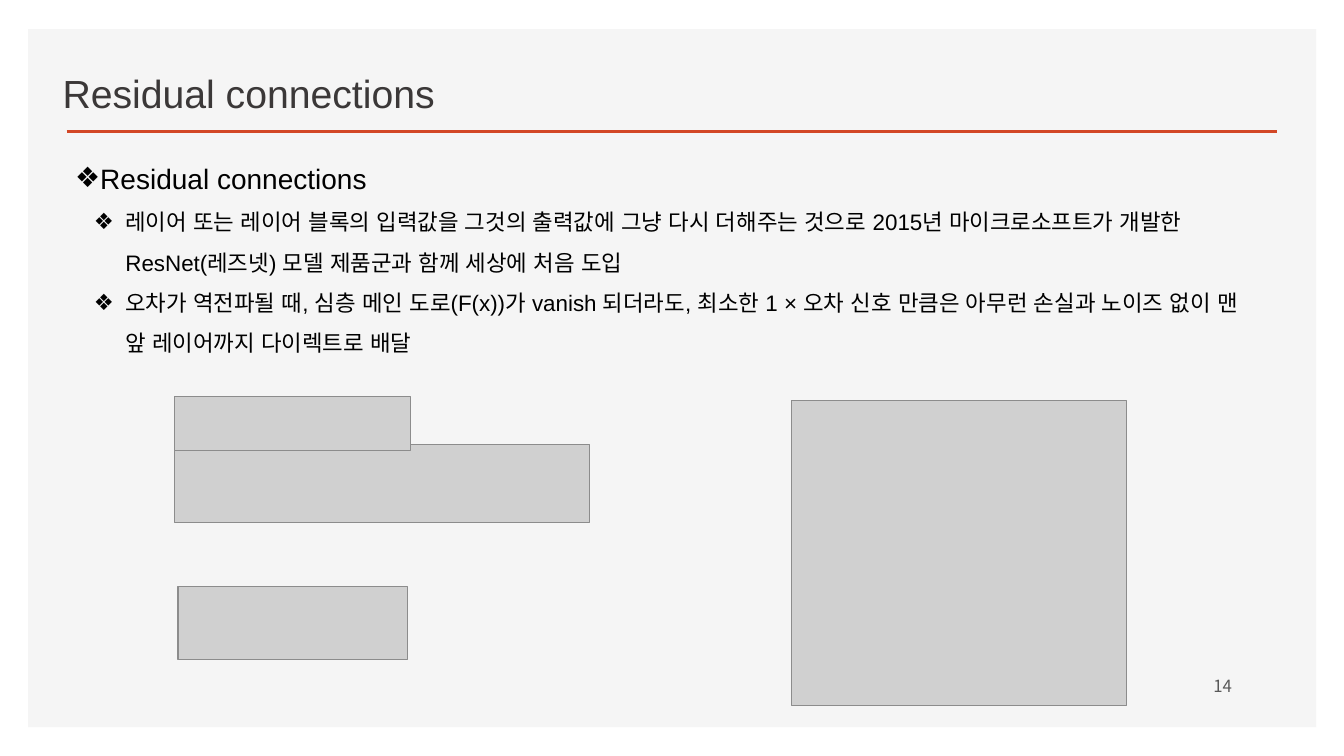
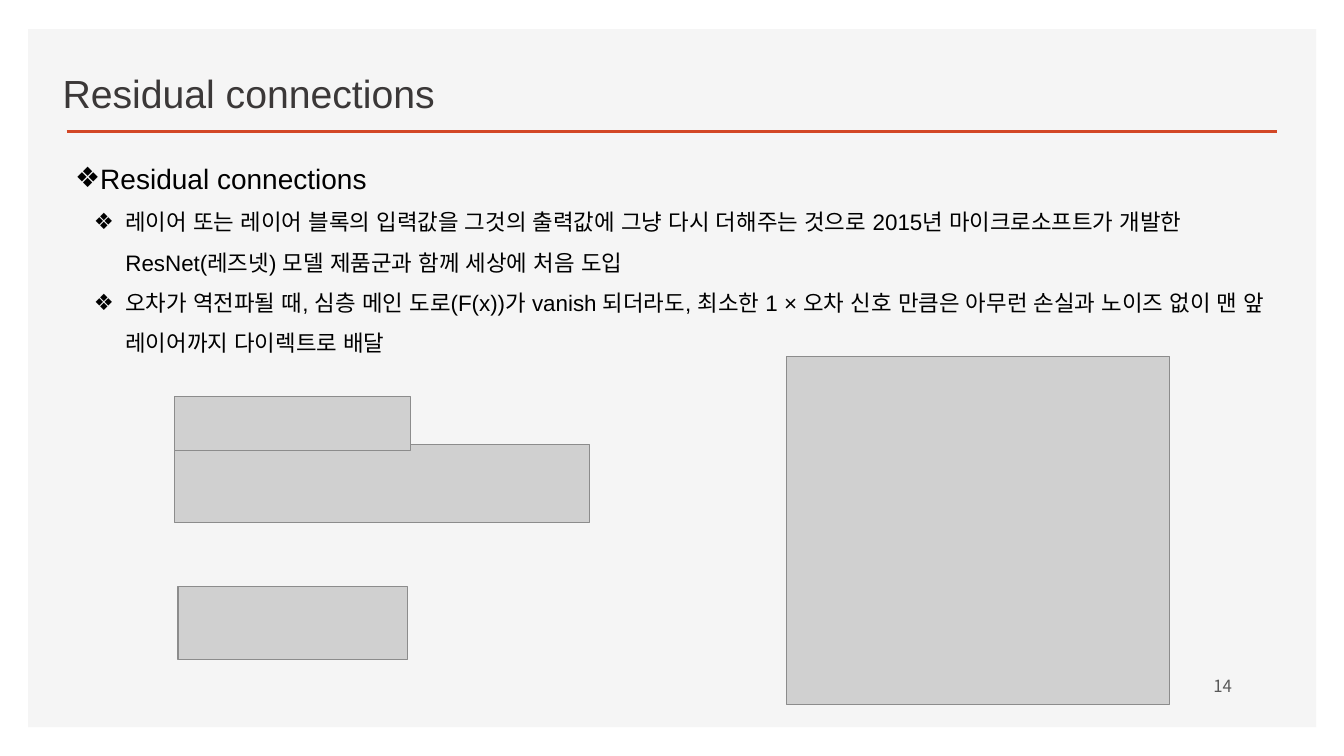
Before and after one commit to ancestor9/2026_Fall_Deep-Learning-with-Python, a slide deck: slide 14 of Chapter 09 ConvNet architecture patterns.pptx. Drawn at 1344x756 pixels with LibreOffice and Linux fonts; fonts in the diff are those of the drawing; grey boxes stand for pictures; background and template pictures are left out. Boxes give left, top, right and bottom in pixels: in the first picture for what was removed or moved away, otherwise in the second. Text is boxed around its words. In the diff, an @@ line names an element or a change of style, - is before the commit and + after.

```diff
--- a/Chapter 09 ConvNet architecture patterns.pptx
+++ b/Chapter 09 ConvNet architecture patterns.pptx
@@ text "Residual connections" rewrapped from [100, 168, 1238, 353] to [100, 168, 1265, 353] @@
@@ picture: place and size @@
-picture at [792, 401, 1127, 706]
+picture at [787, 356, 1171, 704]
```
Also in this commit, not shown: 16 other slides changed, 7 slides added, 5 slides removed.
